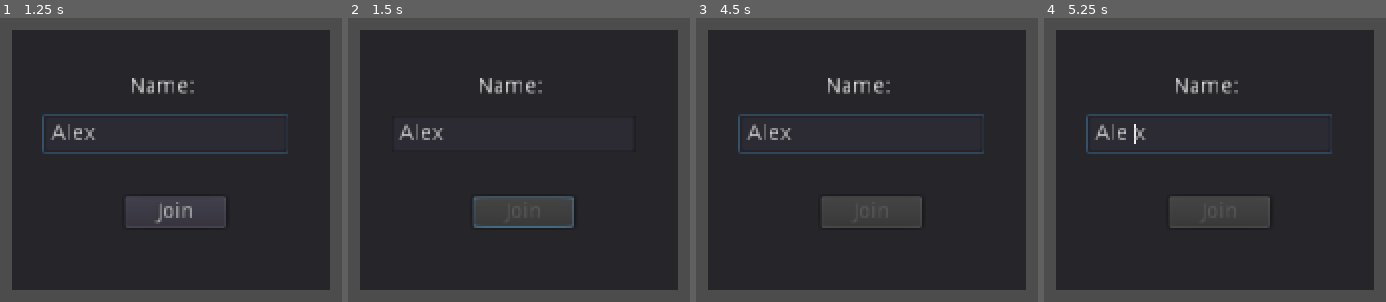
Above: before the commit, frames 1-4 (left to right).
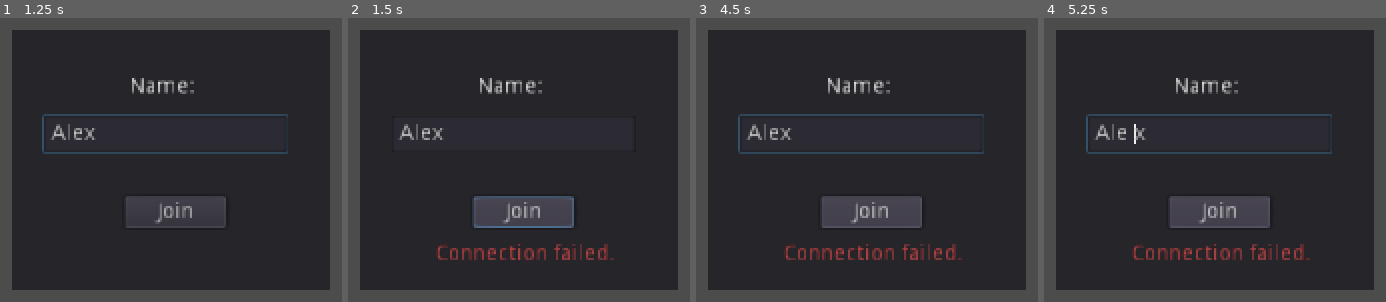
Above: after the commit, the same moments.

Repository: guillaumeVilar/multiplayer-bomber-godot
Game: Godot game, scene res://scenes/lobby.tscn
The game is run twice, just before and just after one commit, with the same random seed, the same clock (stepped at 60 frames per second) and the same inputs.
Inputs (mouse positions are in pixels of both pictures, inside the frame that each line leads up to):
- Up to frame 1 (1.25 s): click (164, 134) at 0.52 s; type "Alex" at 0.6 s
- Up to frame 2 (1.5 s): click "Join" at 1.25 s
- Up to frame 3 (4.5 s): hold Right (move_right) 2.03-2.78 s; hold Down (move_down) 2.78-3.53 s; hold Right (move_right) 3.53-4.28 s; hold Up (move_up) from 4.28 s (still down)
- Up to frame 4 (5.25 s): tap Enter at 5 s; release Up (move_up) at 5.03 s; hold Left (move_left) from 5.03 s (still down); hold Space (set_bomb) from 5.03 s (still down)

Frame 1 is identical in both runs. In frame 2, 1.5% of the frame differs, in the area x 25-78%, y 64-86%; in frame 3, 1.5%; in frame 4, 1.5%.
Error before the commit: Invalid set index 'disabled' (on base: 'null instance') with value of type 'bool'. (res://scripts/lobby.gd:31)

Commit message:
[LOBBY]: Remove mention to host button

Diff:
--- a/scripts/lobby.gd
+++ b/scripts/lobby.gd
@@ -28,7 +28,6 @@
 
 
 func _on_connection_failed():
-	$Connect/Host.disabled = false
 	$Connect/Join.disabled = false
 	$Connect/ErrorLabel.set_text("Connection failed.")
 
@@ -37,14 +36,12 @@
 	show()
 	$Connect.show()
 	$Players.hide()
-	$Connect/Host.disabled = false
 	$Connect/Join.disabled = false
 
 
 func _on_game_error(errtxt):
 	$ErrorDialog.dialog_text = errtxt
 	$ErrorDialog.popup_centered_minsize()
-	$Connect/Host.disabled = false
 	$Connect/Join.disabled = false
 
 
